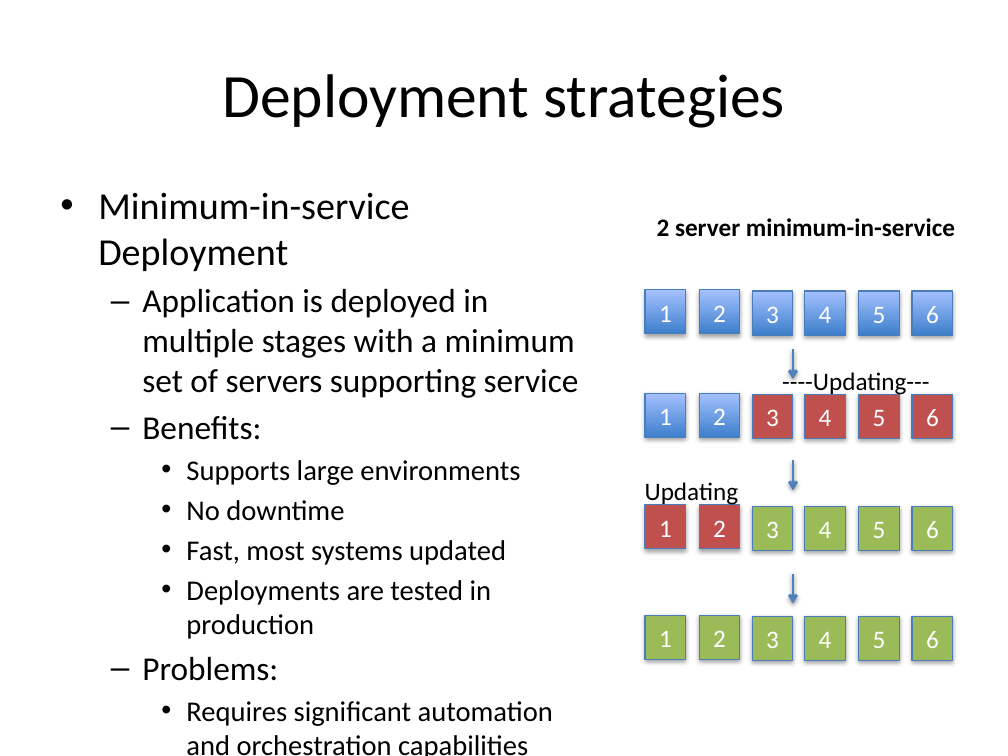
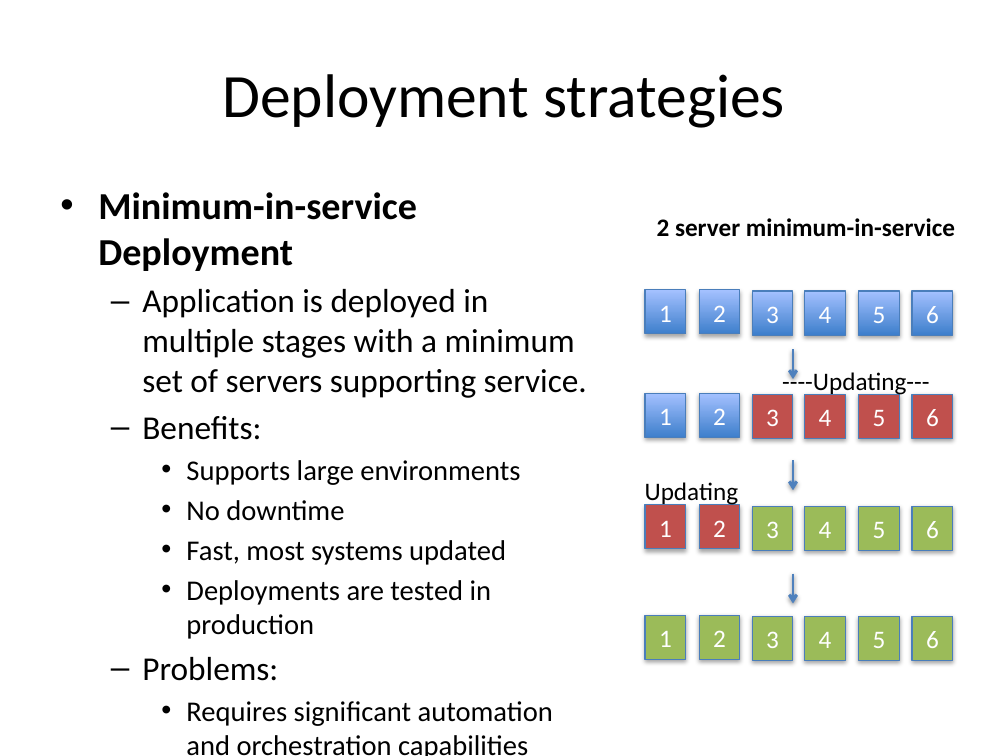
Before and after one commit to jasondbaker/infrastructure-class, a slide deck: slide 6 of lectures/infrastructure-week-10.pptx. Drawn at 1008x756 pixels with LibreOffice and Linux fonts; fonts in the diff are those of the drawing. Boxes give left, top, right and bottom in pixels: in the first picture for what was removed or moved away, otherwise in the second. Text is boxed around its words. In the diff, an @@ line names an element or a change of style, - is before the commit and + after.

```diff
--- a/lectures/infrastructure-week-10.pptx
+++ b/lectures/infrastructure-week-10.pptx
@@ text at bbox=[98, 192, 417, 271]: bold on in "Minimum-in-service Deployment" @@
@@ text at bbox=[142, 289, 587, 398]: text changed @@
-  – Application is deployed in multiple stages with a minimum set of servers supporting service
+  – Application is deployed in multiple stages with a minimum set of servers supporting service.
```
Also in this commit, not shown: 12 other slides changed, 1 other file.
